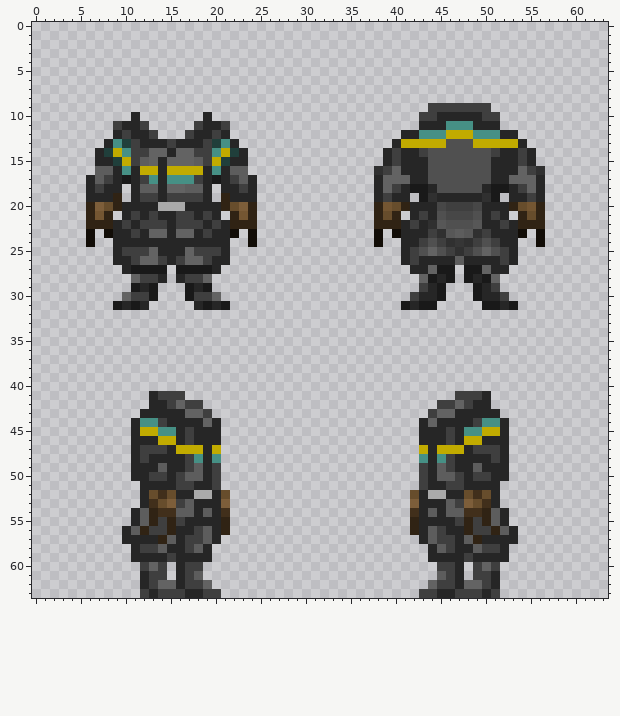
Edited in one commit: pixel-art sprite (Resources/Textures/Clothing/OuterClothing/Suits/atmos_firesuit.rsi/equipped-OUTERCLOTHING-vox.png). The picture above is the old version.
The file is 64x64 pixels. Colours within 5 levels of each other are drawn and written as one.
And afterwards:
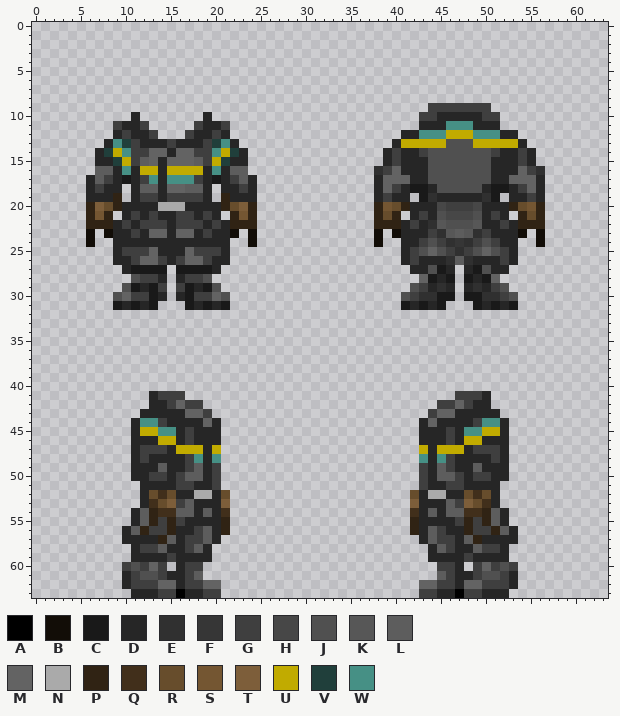
Palette (. is transparent): A #000000  B #120d07  C #191919  D #262626  E #303030  F #363636  G #3f3f3f  H #474747  J #505050  K #575757  L #5d5d5d  M #636363  N #aaaaaa  P #302314  Q #412f1b  R #674d2c  S #745632  T #7d5e3a  U #c1ab00  V #203f3b  W #469085
The commit says: added pixels to cover normal shoes
Changes in this commit:
@@ x 0..63 @@
 25 .........DGGGMDDDMGGGD...................DGJMJGEGJMJGD..........
-26 .........DDGMMGDGMMGDD...................DGDDDDLDDDDGD..........
-27 ..........DCCCC.CCCCD.....................DDMCC.CCMDD...........
-28 ...........MGGD.DGGM.......................MCDC.CDCM............
-29 ...........CDC...CDC.......................GDC...CDG............
-30 ..........MGGC...CGGM.....................GDDC...CDDG...........
-31 .........CDCD.....DCDC...................CDCC.....CCDC..........
+26 .........DDGMMGDGMMGDD...................DGDDDELEDDDGD..........
+27 ..........DCCCC.CCCCD.....................DDJCD.DCJDD...........
+28 ...........JGGD.DGGJ.......................MCDC.CDCM............
+29 ..........JCDCG.GCDCJ.....................JGDED.DEDGJ...........
+30 .........JMGGCD.DCGGMJ...................JGEECC.CCEEGJ..........
+31 .........CDCDC...CDCDC...................CDCDC...CDCDC..........
 32 ................................................................
@@ x 0..63 @@
 59 ...........DDDDGDDDD........................DDDDGDDDD...........
-60 ............GMG.DGG..........................GGD.GMG............
-61 ............DGG.DGL..........................LGD.GGD............
-62 ............DGMMDGGM........................MGGDMMGD............
-63 ............GDGGGDDGG......................GGDDGGGDG............
+60 ..........GJGMG.DGG..........................GGD.GMGJG..........
+61 ..........DGJJGDDGL..........................LGDDGJJGD..........
+62 ..........DGGGMMDGGMM......................MMGGDMMGGGD..........
+63 ...........DDDGGADDGG......................GGDDAGGDDD...........
